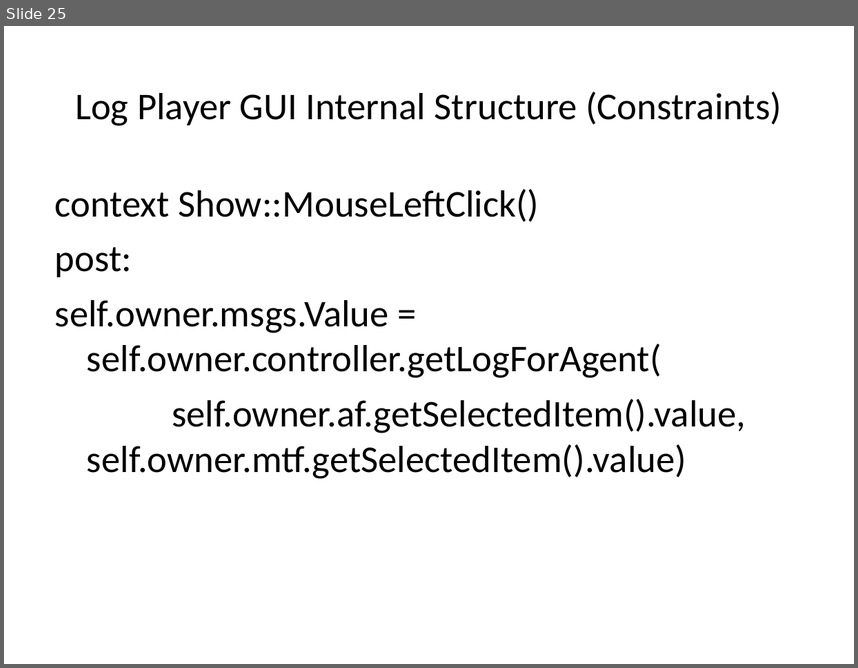
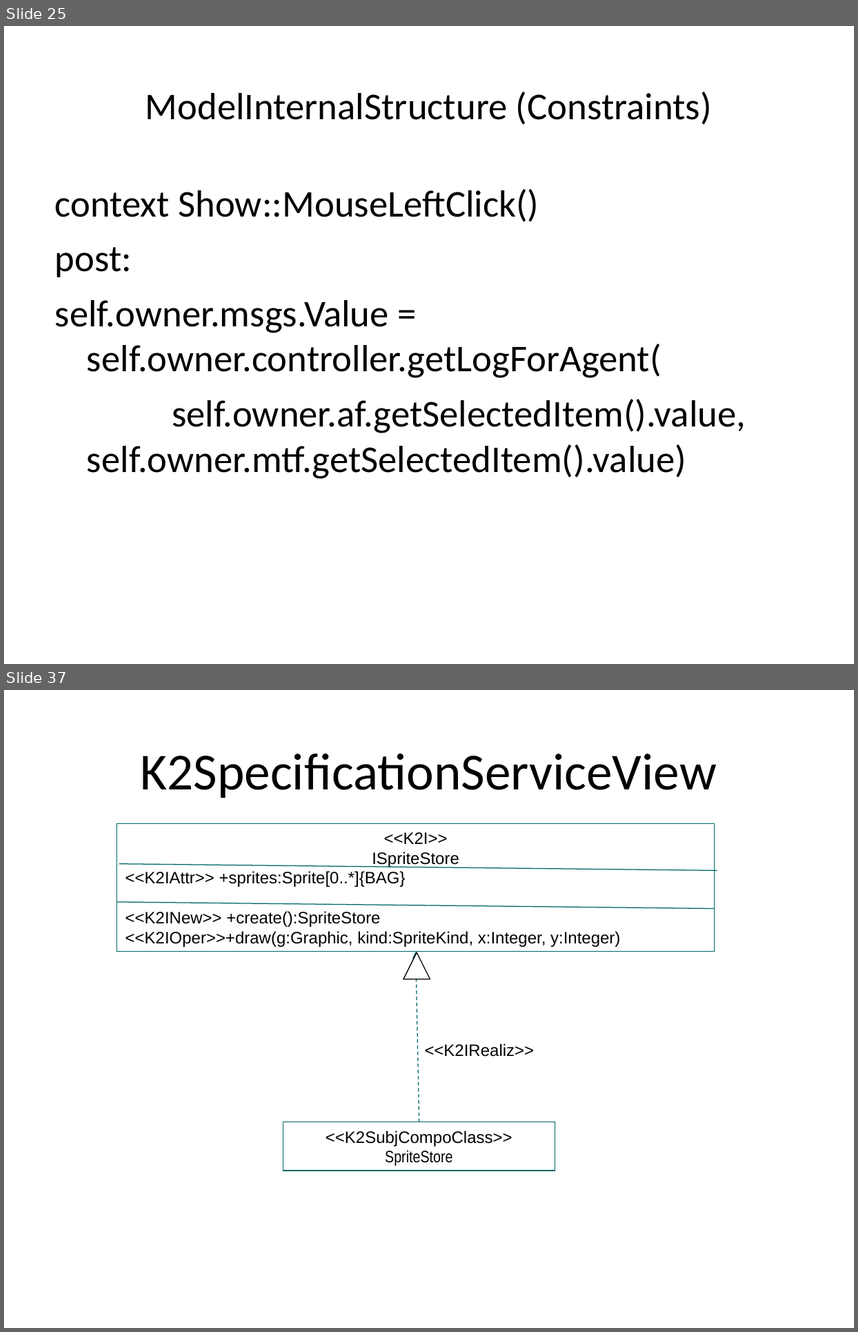
Before and after one commit to krishprince/rollerslam, a slide deck: docs/GUI/GUIModels.ppt. Shown one above the other, each under a label of ours: slide 25 before the commit, slides 25 and 37 after it; the slides between them are not shown. The pictures are 858x668 and 858x1332 pixels, drawn with LibreOffice and Linux fonts; fonts in the diff are those of the drawing. Boxes give left, top, right and bottom in pixels: in the first picture for what was removed or moved away, otherwise in the second. Text is boxed around its words. In the diff, an @@ line names an element or a change of style, - is before the commit and + after.

```diff
--- a/docs/GUI/GUIModels.ppt
+++ b/docs/GUI/GUIModels.ppt
@@ slide 37 added at [4,690,854,1328], background #FFFFFF @@
@@ title added at [141,753,717,798], 44 pt, text #000000 @@
+K2SpecificationServiceView
@@ rectangle added at [117,823,715,951], outline #006666 0.74 pt, 14 pt, text #000000 @@
+<<K2I>>
+ISpriteStore
+<<K2IAttr>> +sprites:Sprite[0..*]{BAG}
+<<K2INew>> +create():SpriteStore
+<<K2IOper>>+draw(g:Graphic, kind:SpriteKind, x:Integer, y:Integer)
@@ line added from (120, 863) to (717, 870), #006666 0.74 pt @@
@@ line added from (117, 902) to (715, 909), #006666 0.74 pt @@
@@ triangle added at [404,953,430,979], fill #FFFFFF, outline #000000 0.74 pt @@
@@ arrow added from (419, 1122) to (415, 952), #006666 0.74 pt dashed @@
@@ text added at [425,1043,535,1056], 14 pt, text #000000 @@
+<<K2IRealiz>>
@@ rectangle added at [283,1122,555,1170], outline #006666 0.74 pt, 14 pt, text #000000 @@
+<<K2SubjCompoClass>>
+SpriteStore
@@ slide 25 changed as well @@
@@ title at [145,92,712,125]: text changed @@
-Log Player GUI Internal Structure (Constraints)
+ModelInternalStructure (Constraints)
```
Also in this commit, not shown: 18 other slides changed, 21 other slides added.
